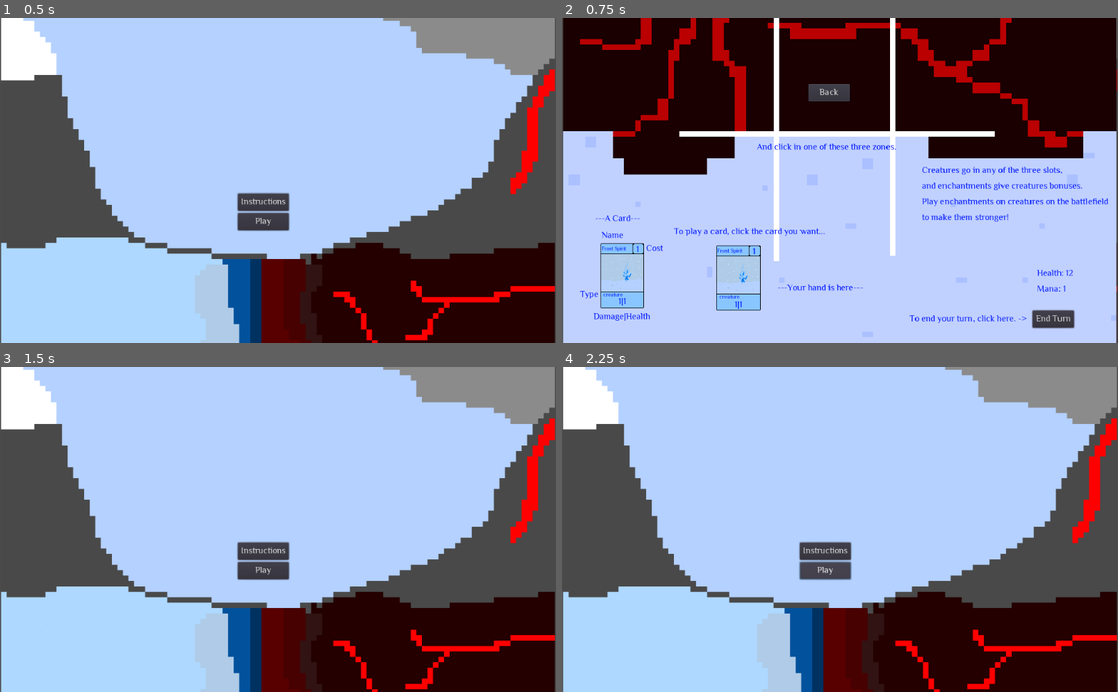
Above: before the commit, frames 1-4 (two rows, left to right).
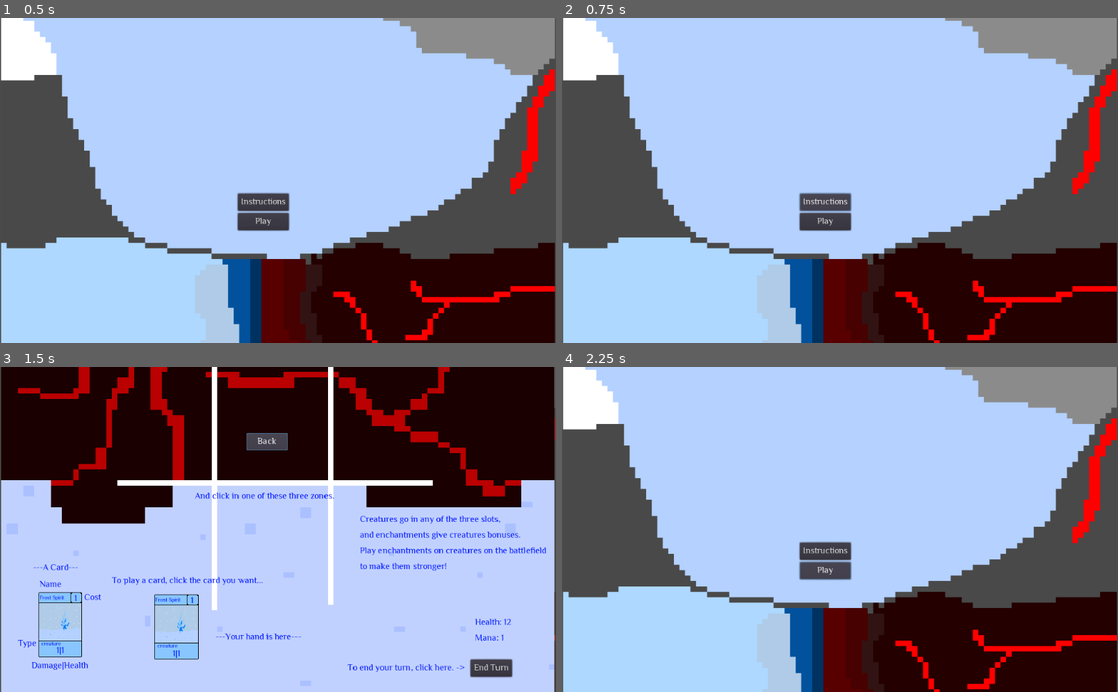
Above: after the commit, the same moments.

Repository: the-alex-g/Frost
Game: Godot game, scene res://Main_Menu.tscn
Same seed, same stepped clock (60 frames per second), same inputs: the game is played once before the commit and once after it.
Inputs:
- Up to frame 1 (0.5 s): no input
- Up to frame 2 (0.75 s): click "Instructions" at 0.5 s
- Up to frame 3 (1.5 s): click "Back" at 1.25 s
- Up to frame 4 (2.25 s): click "Play" at 2 s

Frame 1 is identical in both runs. In frame 2, 74% of the frame differs, in the area x 0-100%, y 0-100%; in frame 3, 74%; in frame 4, nothing differs.

Commit message:
Add button souds to main menu

Diff:
--- a/Project/DeckEdit/Unlocked.gd
+++ b/Project/DeckEdit/Unlocked.gd
@@ -12,7 +12,6 @@
 var cardindex
 var cost:int = 0
 var type:String = ""
-signal selected(index, cardindex)
 
 func generate_text(card):
 	image.play(card["name"])
--- a/Project/Main_Menu.gd
+++ b/Project/Main_Menu.gd
@@ -17,12 +17,16 @@
 	var _error = get_tree().change_scene_to(scene)
 
 func _on_Instructions_pressed():
+	pressed.play()
+	yield(get_tree().create_timer(0.5), "timeout")
 	instrux.visible = true
 	Instrux.disabled = true
 	play.disabled = true
 	back.disabled = false
 
 func _on_Back_pressed():
+	pressed.play()
+	yield(get_tree().create_timer(0.5), "timeout")
 	instrux.visible = false
 	Instrux.disabled = false
 	play.disabled = false
--- a/Project/Main_Menu.tscn
+++ b/Project/Main_Menu.tscn
@@ -9,6 +9,20 @@
 [ext_resource path="res://Art/Card.png" type="Texture" id=8]
 [ext_resource path="res://Art/Background.png" type="Texture" id=9]
 
+[sub_resource type="Animation" id=1]
+tracks/0/type = "value"
+tracks/0/path = NodePath("Sprite:frame")
+tracks/0/interp = 1
+tracks/0/loop_wrap = true
+tracks/0/imported = false
+tracks/0/enabled = true
+tracks/0/keys = {
+"times": PoolRealArray( 0 ),
+"transitions": PoolRealArray( 1 ),
+"update": 1,
+"values": [ 0 ]
+}
+
 [sub_resource type="Animation" id=2]
 tracks/0/type = "value"
 tracks/0/path = NodePath("Sprite:frame")
@@ -20,36 +34,36 @@
 "times": PoolRealArray( 0 ),
 "transitions": PoolRealArray( 1 ),
 "update": 1,
-"values": [ 0 ]
+"values": [ 1 ]
 }
 
 [sub_resource type="Animation" id=3]
-tracks/0/type = "value"
-tracks/0/path = NodePath("Sprite:frame")
-tracks/0/interp = 1
-tracks/0/loop_wrap = true
-tracks/0/imported = false
-tracks/0/enabled = true
-tracks/0/keys = {
-"times": PoolRealArray( 0 ),
-"transitions": PoolRealArray( 1 ),
-"update": 1,
-"values": [ 1 ]
+resource_name = "Ice Beetle"
+tracks/0/type = "value"
+tracks/0/path = NodePath("Sprite:frame")
+tracks/0/interp = 1
+tracks/0/loop_wrap = true
+tracks/0/imported = false
+tracks/0/enabled = true
+tracks/0/keys = {
+"times": PoolRealArray( 0 ),
+"transitions": PoolRealArray( 1 ),
+"update": 1,
+"values": [ 4 ]
 }
 
 [sub_resource type="Animation" id=4]
-resource_name = "Ice Beetle"
-tracks/0/type = "value"
-tracks/0/path = NodePath("Sprite:frame")
-tracks/0/interp = 1
-tracks/0/loop_wrap = true
-tracks/0/imported = false
-tracks/0/enabled = true
-tracks/0/keys = {
-"times": PoolRealArray( 0 ),
-"transitions": PoolRealArray( 1 ),
-"update": 1,
-"values": [ 4 ]
+tracks/0/type = "value"
+tracks/0/path = NodePath("Sprite:frame")
+tracks/0/interp = 1
+tracks/0/loop_wrap = true
+tracks/0/imported = false
+tracks/0/enabled = true
+tracks/0/keys = {
+"times": PoolRealArray( 0 ),
+"transitions": PoolRealArray( 1 ),
+"update": 1,
+"values": [ 8 ]
 }
 
 [sub_resource type="Animation" id=5]
@@ -63,51 +77,51 @@
 "times": PoolRealArray( 0 ),
 "transitions": PoolRealArray( 1 ),
 "update": 1,
-"values": [ 8 ]
+"values": [ 2 ]
 }
 
 [sub_resource type="Animation" id=6]
-tracks/0/type = "value"
-tracks/0/path = NodePath("Sprite:frame")
-tracks/0/interp = 1
-tracks/0/loop_wrap = true
-tracks/0/imported = false
-tracks/0/enabled = true
-tracks/0/keys = {
-"times": PoolRealArray( 0 ),
-"transitions": PoolRealArray( 1 ),
-"update": 1,
-"values": [ 2 ]
+resource_name = "Ice Spider"
+tracks/0/type = "value"
+tracks/0/path = NodePath("Sprite:frame")
+tracks/0/interp = 1
+tracks/0/loop_wrap = true
+tracks/0/imported = false
+tracks/0/enabled = true
+tracks/0/keys = {
+"times": PoolRealArray( 0 ),
+"transitions": PoolRealArray( 1 ),
+"update": 1,
+"values": [ 5 ]
 }
 
 [sub_resource type="Animation" id=7]
-resource_name = "Ice Spider"
-tracks/0/type = "value"
-tracks/0/path = NodePath("Sprite:frame")
-tracks/0/interp = 1
-tracks/0/loop_wrap = true
-tracks/0/imported = false
-tracks/0/enabled = true
-tracks/0/keys = {
-"times": PoolRealArray( 0 ),
-"transitions": PoolRealArray( 1 ),
-"update": 1,
-"values": [ 5 ]
+resource_name = "Ice Wurm"
+tracks/0/type = "value"
+tracks/0/path = NodePath("Sprite:frame")
+tracks/0/interp = 1
+tracks/0/loop_wrap = true
+tracks/0/imported = false
+tracks/0/enabled = true
+tracks/0/keys = {
+"times": PoolRealArray( 0 ),
+"transitions": PoolRealArray( 1 ),
+"update": 1,
+"values": [ 3 ]
 }
 
 [sub_resource type="Animation" id=8]
-resource_name = "Ice Wurm"
-tracks/0/type = "value"
-tracks/0/path = NodePath("Sprite:frame")
-tracks/0/interp = 1
-tracks/0/loop_wrap = true
-tracks/0/imported = false
-tracks/0/enabled = true
-tracks/0/keys = {
-"times": PoolRealArray( 0 ),
-"transitions": PoolRealArray( 1 ),
-"update": 1,
-"values": [ 3 ]
+tracks/0/type = "value"
+tracks/0/path = NodePath("Sprite:frame")
+tracks/0/interp = 1
+tracks/0/loop_wrap = true
+tracks/0/imported = false
+tracks/0/enabled = true
+tracks/0/keys = {
+"times": PoolRealArray( 0 ),
+"transitions": PoolRealArray( 1 ),
+"update": 1,
+"values": [ 6 ]
 }
 
 [sub_resource type="Animation" id=9]
@@ -121,39 +135,25 @@
 "times": PoolRealArray( 0 ),
 "transitions": PoolRealArray( 1 ),
 "update": 1,
-"values": [ 6 ]
+"values": [ 7 ]
 }
 
 [sub_resource type="Animation" id=10]
-tracks/0/type = "value"
-tracks/0/path = NodePath("Sprite:frame")
-tracks/0/interp = 1
-tracks/0/loop_wrap = true
-tracks/0/imported = false
-tracks/0/enabled = true
-tracks/0/keys = {
-"times": PoolRealArray( 0 ),
-"transitions": PoolRealArray( 1 ),
-"update": 1,
-"values": [ 7 ]
+resource_name = "Snow Snail"
+tracks/0/type = "value"
+tracks/0/path = NodePath("Sprite:frame")
+tracks/0/interp = 1
+tracks/0/loop_wrap = true
+tracks/0/imported = false
+tracks/0/enabled = true
+tracks/0/keys = {
+"times": PoolRealArray( 0 ),
+"transitions": PoolRealArray( 1 ),
+"update": 1,
+"values": [ 10 ]
 }
 
 [sub_resource type="Animation" id=11]
-resource_name = "Snow Snail"
-tracks/0/type = "value"
-tracks/0/path = NodePath("Sprite:frame")
-tracks/0/interp = 1
-tracks/0/loop_wrap = true
-tracks/0/imported = false
-tracks/0/enabled = true
-tracks/0/keys = {
-"times": PoolRealArray( 0 ),
-"transitions": PoolRealArray( 1 ),
-"update": 1,
-"values": [ 10 ]
-}
-
-[sub_resource type="Animation" id=12]
 tracks/0/type = "value"
 tracks/0/path = NodePath("Sprite:frame")
 tracks/0/interp = 1
Not shown: 1 places in Project/Main_Menu.tscn that only renumber resources
